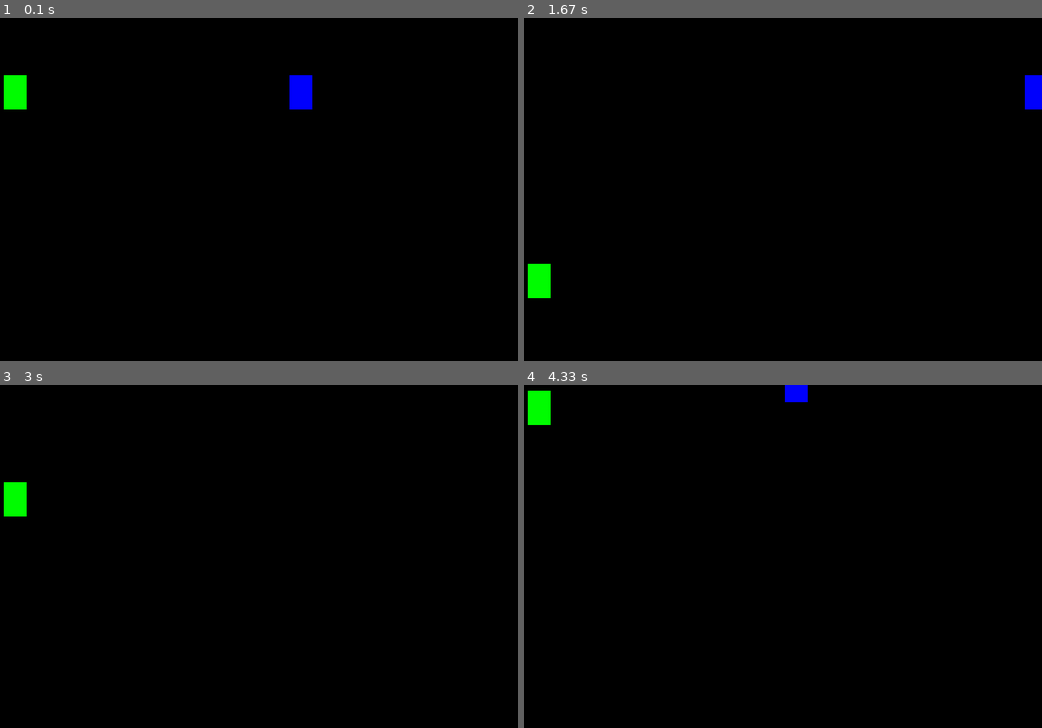
Above: before the commit, frames 1-4 (two rows, left to right).
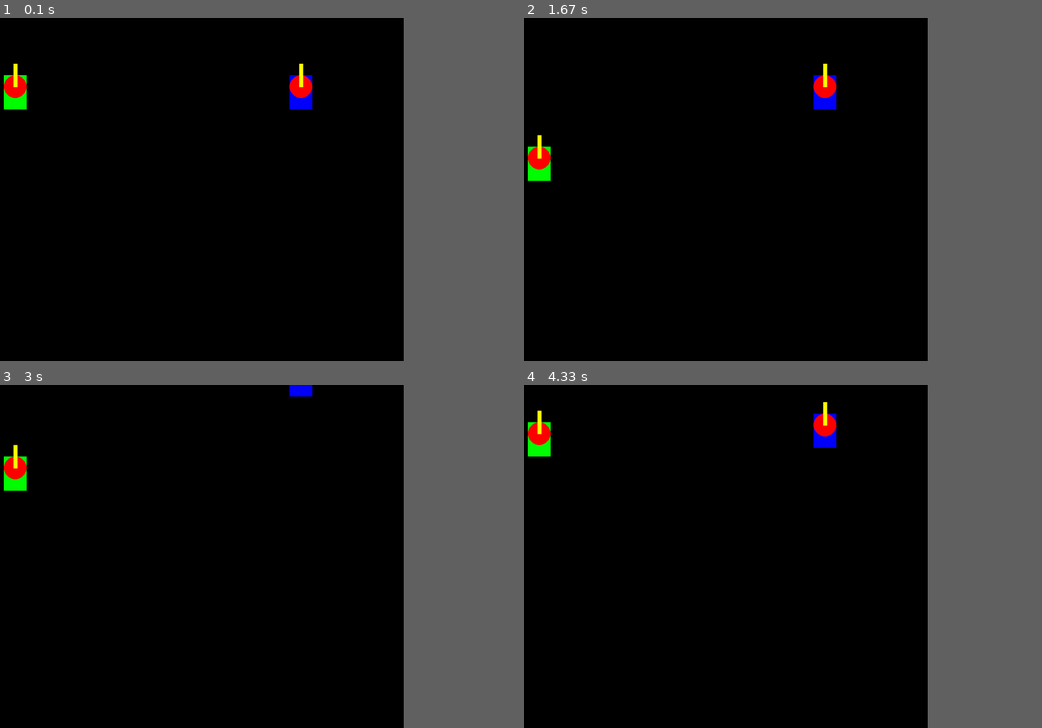
Above: after the commit, the same moments.

Repository: vodinhluan/tankmayhem_pygame
Game: pygame game, started from tank_mayhem.py
Two runs of this game, one before a commit and one after it. Both use one fixed random seed, a clock stepped at 60 frames per second and the inputs below.
Inputs:
- Up to frame 1 (0.1 s): no input
- Up to frame 2 (1.67 s): hold S 0.33-0.8 s; hold Right 0.33-0.8 s; tap W at 0.83 s
- Up to frame 3 (3 s): hold Up 1.67-2.13 s; hold W from 2.67 s (still down); hold Left from 2.67 s (still down)
- Up to frame 4 (4.33 s): release W at 3.2 s; release Left at 3.2 s; hold Down 3.8-4.1 s
In our replay, the window is 900x540 before the commit and 720x540 after it. These sizes can differ from the game's own. Grey fills any space a smaller window leaves; there, only what the larger window draws over its background counts as a difference.

The runs differ from the first frame. In frame 1, 0.5% of the frame differs, in the area x 0-61%, y 13-24%; in frame 2, 1.7%, in the area x 0-100%, y 13-82%; in frame 3, 0.8%; in frame 4, 1.5%.

Commit message:
[BUG] tank rotate

Diff:
--- a/core/tank.py
+++ b/core/tank.py
@@ -1,22 +1,44 @@
 import pygame
+import math
 
 class Tank:
-    def __init__(self, x, y, width, height, color, speed, controls):
+    def __init__(self, x, y, width, height, color, speed, direction, controls):
         self.x = x
         self.y = y
         self.width = width
         self.height = height
         self.color = color
         self.speed = speed
+        self.direction = direction  # Initial direction (in degrees)
         self.controls = controls
         self.rect = pygame.Rect(x, y, width, height)
 
     def draw(self, screen):
-        pygame.draw.rect(screen, self.color, self.rect)
+        # Draw tank body
+        pygame.draw.rect(screen, self.color, (self.x, self.y, self.width, self.height))
+
+        # Draw turret (centered on body as a circle)
+        turret_size = self.width // 2  # Define turret radius
+        turret_center_x = self.x + self.width // 2
+        turret_center_y = self.y + self.height // 3
+        pygame.draw.circle(screen, pygame.Color('red'), (turret_center_x, turret_center_y), turret_size)
+
+        # Draw barrel (fixed relative to turret)
+        barrel_end_x = turret_center_x  # Fixed x-coordinate of the barrel end
+        barrel_end_y = turret_center_y - self.width  # Fixed y-coordinate of the barrel end
+        pygame.draw.line(screen, pygame.Color('yellow'), (turret_center_x, turret_center_y), (barrel_end_x, barrel_end_y), width=7)
 
     def move(self, dx=0, dy=0):
-        self.x += dx * self.speed
-        self.y += dy * self.speed
+        self.x += dx
+        self.y += dy
+
+        # Update tank direction based on barrel position
+        barrel_end_x = self.x + self.width / 2  # x-coordinate of the barrel end
+        barrel_end_y = self.y + self.height // 3 - self.width  # y-coordinate of the barrel end
+        dx = barrel_end_x - self.x - self.width / 2  # distance from tank center to barrel end
+        dy = barrel_end_y - self.y - self.height // 2  # distance from tank center to barrel end
+        self.direction = math.degrees(math.atan2(dy, dx))
+
         self.rect.update(self.x, self.y, self.width, self.height)
 
     def handle_input(self, keys):
@@ -25,11 +47,13 @@
             if keys[control]:
                 if pressed:
                     if control == pygame.K_a or control == pygame.K_LEFT:
-                        dx -= 2
+                        self.direction += 2
                     elif control == pygame.K_d or control == pygame.K_RIGHT:
-                        dx += 2
+                        self.direction -= 2
                     elif control == pygame.K_w or control == pygame.K_UP:
-                        dy -= 2
+                        dx -= math.cos(math.radians(self.direction)) * self.speed
+                        dy += math.sin(math.radians(self.direction)) * self.speed
                     elif control == pygame.K_s or control == pygame.K_DOWN:
-                        dy += 2
+                        dx += math.cos(math.radians(self.direction)) * self.speed
+                        dy -= math.sin(math.radians(self.direction)) * self.speed
         self.move(dx, dy)
--- a/tank_mayhem.py
+++ b/tank_mayhem.py
@@ -1,12 +1,13 @@
 # tank_mayhem.py (main)
 import pygame
 from core.tank import Tank
+import math
 
 # Initialize Pygame
 pygame.init()
 
 # Screen dimensions
-SCREEN_WIDTH, SCREEN_HEIGHT = 1000, 600
+SCREEN_WIDTH, SCREEN_HEIGHT = 800, 600
 screen = pygame.display.set_mode((SCREEN_WIDTH, SCREEN_HEIGHT))
 pygame.display.set_caption("Tank Mayhem")
 
@@ -16,12 +17,12 @@
 BLUE = (0, 0, 255)
 
 # Frame rate
-FPS = 80
+FPS = 60
 clock = pygame.time.Clock()
 
-# Create tanks for player 1 and player 2
-player1_tank = Tank(100, 100, 40, 60, GREEN, 5, {pygame.K_a: True, pygame.K_d: True, pygame.K_w: True, pygame.K_s: True})
-player2_tank = Tank(600, 100, 40, 60, BLUE, 5, {pygame.K_LEFT: True, pygame.K_RIGHT: True, pygame.K_UP: True, pygame.K_DOWN: True})
+# Create tanks for player 1 and player 2 with the updated movement controls
+player1_tank = Tank(100, 100, 40, 60, GREEN, 5, 0, {pygame.K_a: True, pygame.K_d: True, pygame.K_w: True, pygame.K_s: True})
+player2_tank = Tank(600, 100, 40, 60, BLUE, 5, 0, {pygame.K_LEFT: True, pygame.K_RIGHT: True, pygame.K_UP: True, pygame.K_DOWN: True})
 
 # Main game loop
 running = True
